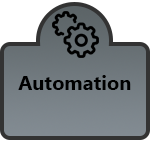
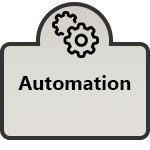
Layer changes from the first 150 x 150 image to the second:
painted on "Rounded Rectangle 1" over box(4, 6, 146, 136)
